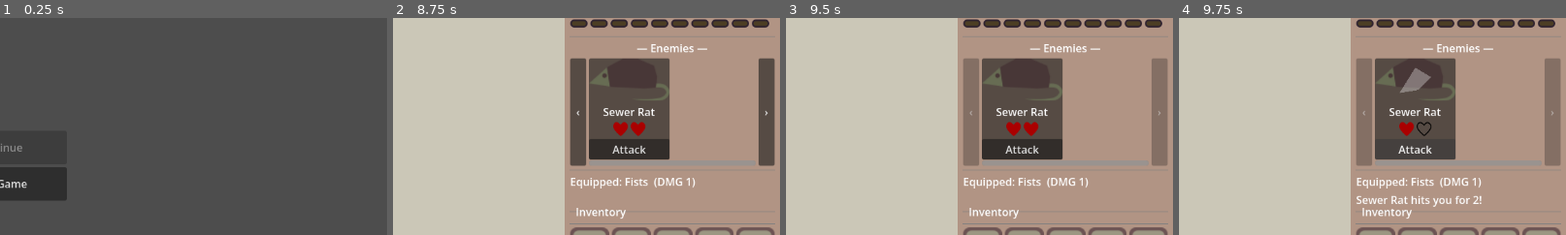
Above: before the commit, frames 1-4 (left to right).
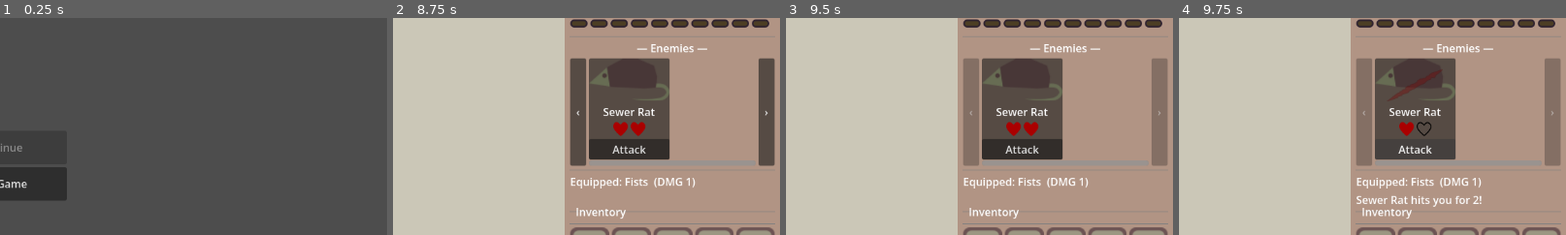
Above: after the commit, the same moments.

Repository: jiexdrop/run-reset
Game: Godot game, scene res://scenes/init.tscn
Two runs of this game, one before a commit and one after it. Both use one fixed random seed, a clock stepped at 60 frames per second and the inputs below.
Inputs (mouse positions are % of the whole screen's width and height, from its top left):
- Up to frame 1 (0.25 s): no input
- Up to frame 2 (8.75 s): click "New Game" at 0.5 s; click (92, 48) at 1.25 s; click "✕" at 2 s; click (92, 48) at 2.75 s; click "✕" at 3.5 s; click (92, 48) at 4.25 s; click "✕" at 5 s; tap Enter at 5.75 s; drag from (36, 75) to (50, 50) at 5.77 s; drag from (48, 40) to (36, 61) at 6.52 s; move the mouse to (31, 80) at 7.27 s; click (31, 80) at 7.42 s; drag from (51, 34) to (31, 68) at 8.02 s
- Up to frame 3 (9.5 s): click "‹" at 8.75 s
- Up to frame 4 (9.75 s): click "Attack" at 9.5 s
The pictures show only the part of the screen within x 50-100%, y 16-66%; the shares and areas given below are measured in that part.

Frames 1-3 are identical in both runs. In frame 4, 0.5% of the frame differs, in the area x 54-66%, y 23-38%.

Commit message:
changes to slash effect

Diff:
--- a/autoloads/mob_registry.gd
+++ b/autoloads/mob_registry.gd
@@ -48,7 +48,7 @@
 	spider.mob_name   = "Cave Spider"
 	spider.sprite     = "spider"
 	spider.max_hp     = 3
-	spider.xp_reward  = 2
+	spider.xp_reward  = 1
 	spider.attacks    = [bite, venom] as Array[MobAttackData]
 	spider.loot_table = [
 		{ "item_key": "health_potion", "chance": 0.12, "min": 1, "max": 1 },
--- a/scenes/effects/slash_effect.tscn
+++ b/scenes/effects/slash_effect.tscn
@@ -1,10 +1,15 @@
 [gd_scene format=3 uid="uid://bxjxrdfcy7wh4"]
 
 [ext_resource type="Script" uid="uid://kt1a877n6edv" path="res://scenes/effects/slash_effect.gd" id="1_slash"]
+[ext_resource type="Texture2D" uid="uid://bm5ftvb7marli" path="res://assets/attacks/sword.png" id="2_pt8fy"]
 
 [node name="SlashEffect" type="Node2D" unique_id=2140561710]
 script = ExtResource("1_slash")
 
 [node name="Polygon2D" type="Polygon2D" parent="." unique_id=560726000]
+visible = false
 color = Color(1, 1, 1, 0.9)
 polygon = PackedVector2Array(-20, 10, 0, -22, 20, -10, 4, 6)
+
+[node name="Sprite2D" type="Sprite2D" parent="." unique_id=1517767781]
+texture = ExtResource("2_pt8fy")
--- a/scenes/mob_card.gd
+++ b/scenes/mob_card.gd
@@ -39,8 +39,6 @@
 	mob_data    = GameState.monsters[mob_id]
 	_mob_attacks = mob_data.get("attacks", [])
 	_refresh()
-	if mob_data.get("hp", 0) <= 0:
-		mob_died.emit(mob_id)
 
 
 func do_mob_turn() -> Dictionary:
